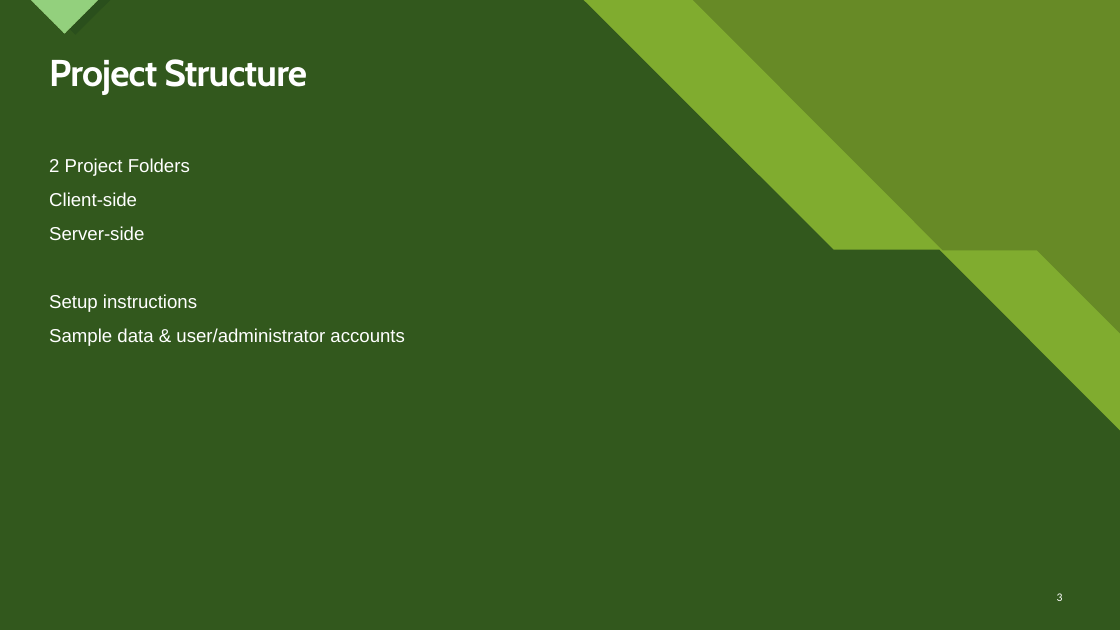
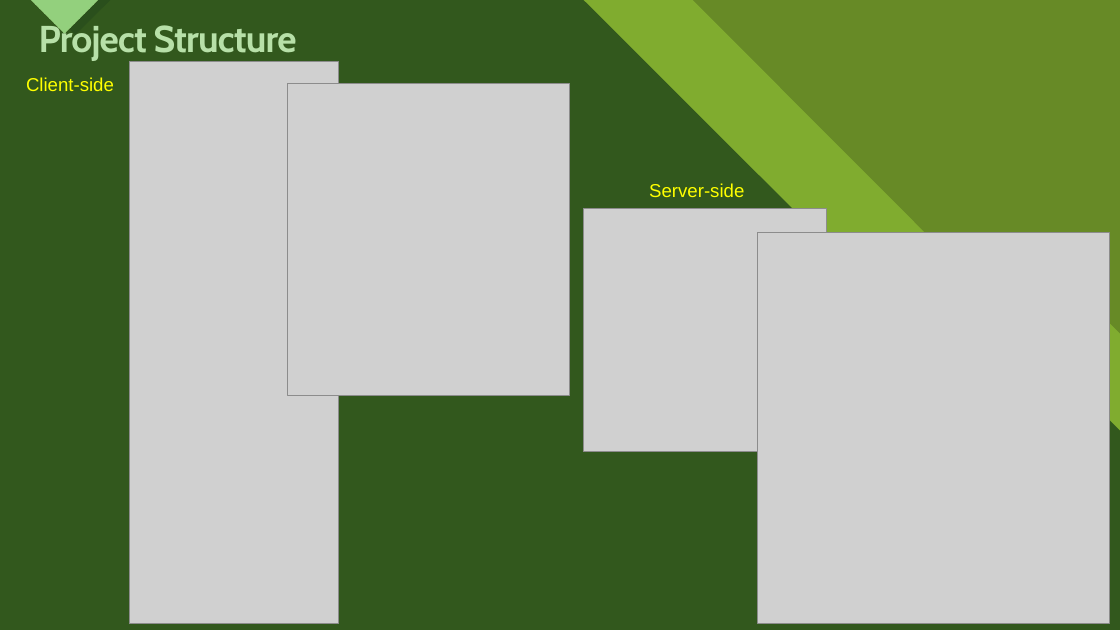
Before and after one commit to ctneeson/emotiontracker2, a slide deck: slide 5 of Emotion Tracker App Project.pptx (slide 3 before the commit). Drawn at 1120x630 pixels with LibreOffice and Linux fonts; fonts in the diff are those of the drawing; grey boxes stand for pictures. Boxes give left, top, right and bottom in pixels: in the first picture for what was removed or moved away, otherwise in the second. Text is boxed around its words. In the diff, an @@ line names an element or a change of style, - is before the commit and + after.

```diff
--- a/Emotion Tracker App Project.pptx
+++ b/Emotion Tracker App Project.pptx
@@ title "Project Structure": place and size @@
-title "Project Structure" at [49,59,307,94]
+title "Project Structure" at [39,21,297,61]
@@ title "Project Structure" at [39,21,297,61]: text colour #FFFFFF to #B7E0A8 @@
@@ text "Client-side": place and size @@
-text "Client-side" at [49,158,405,346]
+text "Client-side" at [26,77,114,91]
@@ text "Client-side" at [26,77,114,91]: text colour #FFFFFF to #FFFF00 @@
@@ picture added at [129,61,339,624] @@
@@ picture added at [287,84,570,396] @@
@@ text at [49,158,190,176]: paragraph removed @@
-2 Project Folders
@@ picture added at [584,209,828,452] @@
@@ text added at [649,183,744,197], 16 pt, text #FFFF00 @@
+Server-side
@@ text at [49,226,405,346]: paragraphs removed @@
-Server-side
-Setup instructions
-Sample data & user/administrator accounts
@@ picture added at [758,233,1109,624] @@
@@ page number removed at [1057,593,1063,601] @@
-3
```
Also in this commit, not shown: 2 other slides changed, 7 slides added, 14 slides removed.
